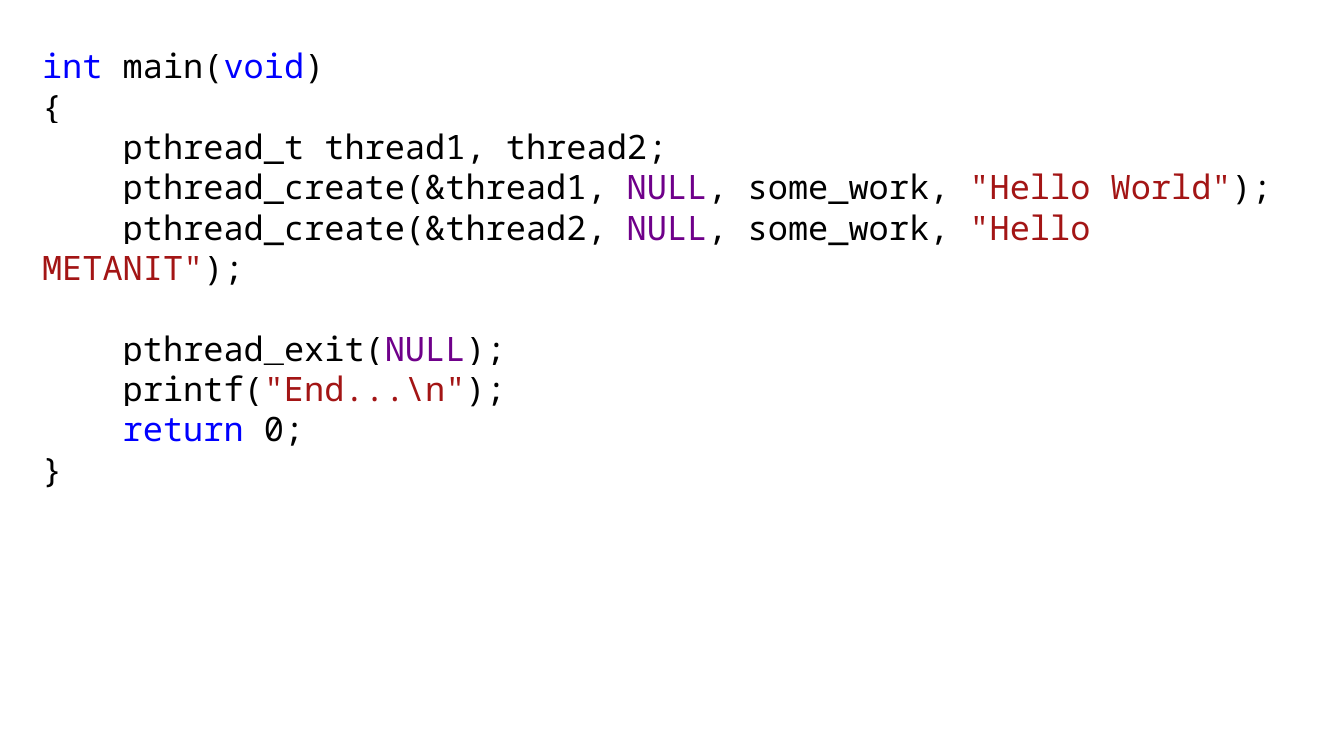
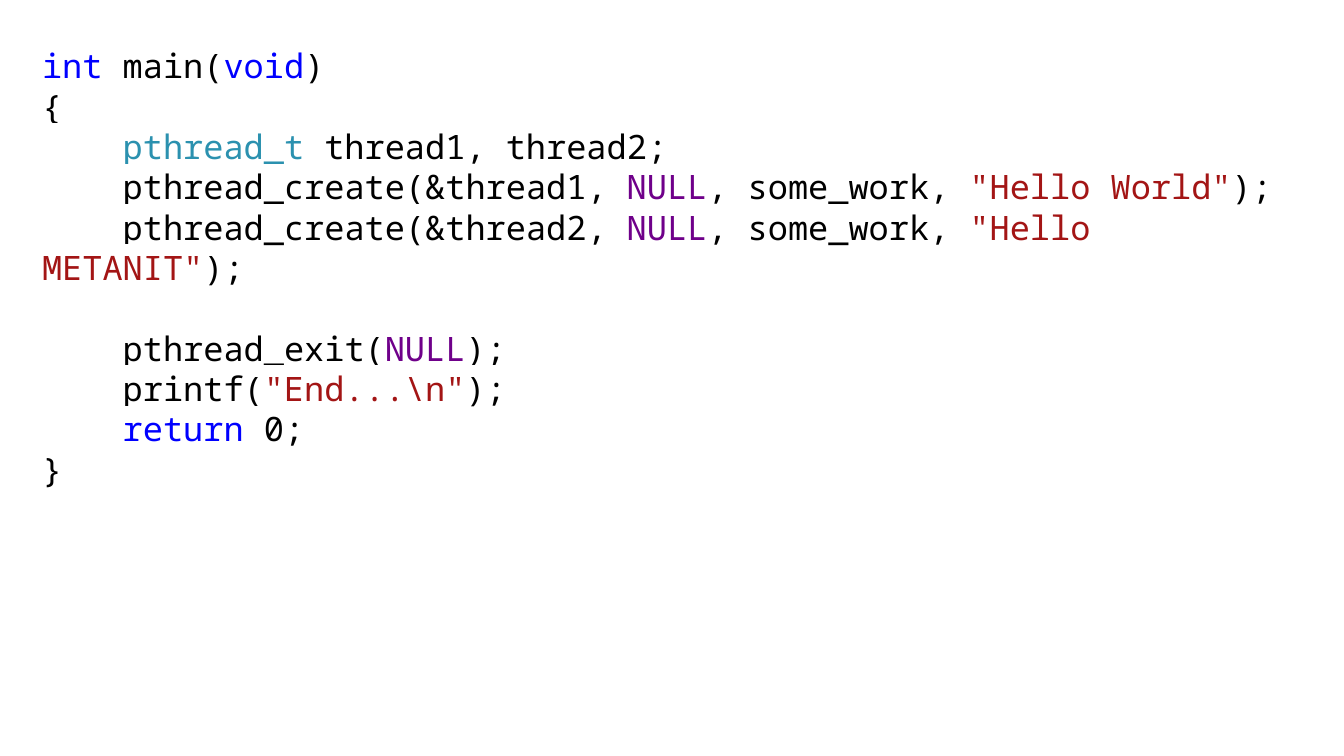
Before and after one commit to DaniilKlyukin/PiASI-4, a slide deck: slide 59 of Лекции/ПиАСИ лек 7.pptx. Drawn at 1344x756 pixels with LibreOffice and Linux fonts; fonts in the diff are those of the drawing. Boxes give left, top, right and bottom in pixels: in the first picture for what was removed or moved away, otherwise in the second. Text is boxed around its words. In the diff, an @@ line names an element or a change of style, - is before the commit and + after.

```diff
--- a/Лекции/ПиАСИ лек 7.pptx
+++ b/Лекции/ПиАСИ лек 7.pptx
@@ text at (123, 133, 667, 164): text colour #000000 to #2B91AF in "pthread_t" @@
```
